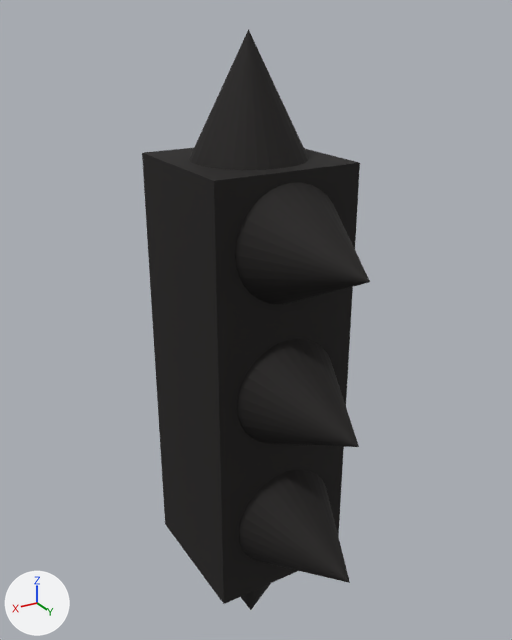
Renders of the Blender file Assets/_Assets/Models/SpikeWall.blend from each side of a commit.
Both versions are drawn from a 50 mm camera at (2.27, 3.9, 2.32) aimed at (-0.12, -0.08, 0.33). Every picture has the same lights, and +X, +Y and +Z are marked at lower left.
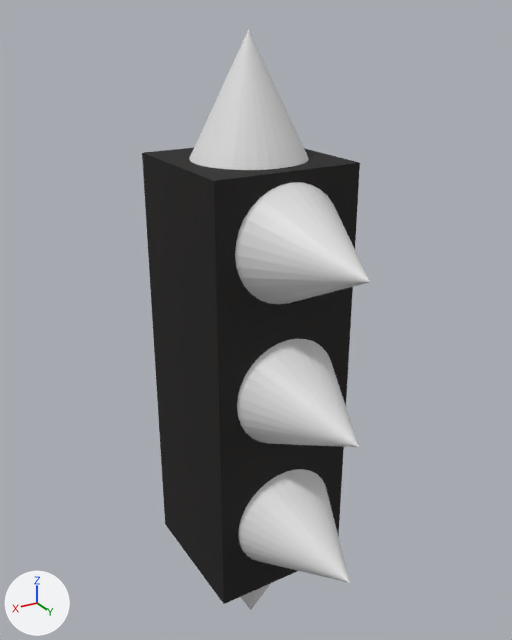
Commit message: SpikeWall Model Material change

What differs and where, as boxes (x1, y1, x2, y2) in the pictures (512 x 640 px):
part 1 of me_cube_001, recoloured (black to white)
    both: (189, 29, 370, 610)

Diff of the bpy script that builds the scene:
```diff
--- a/Assets/_Assets/Models/SpikeWall.blend.py
+++ b/Assets/_Assets/Models/SpikeWall.blend.py
@@ mat_material_002 @@
+mat_material_002 = principled_material('Material.002')
+mat_material_002.base_color = (0.75, 0.75, 0.75)  # light grey #e1e1e1
@@ me_cube_001 @@
 me_cube_001.from_pydata(...)  # 272 vertices, 270 faces; spans x -0.5..0.5, y -1.23..1.25, z -2.23..2.25
 # used by ob_cube; location = (0.0, 0.0, 0.0)
+# me_cube_001 part 1: 264 of the faces centred in x -0.25..0.25, y -0.73..0.75, z -1.73..1.75 switch from mat_material_001 (black #272524) to mat_material_002 (light grey #e1e1e1)
```
